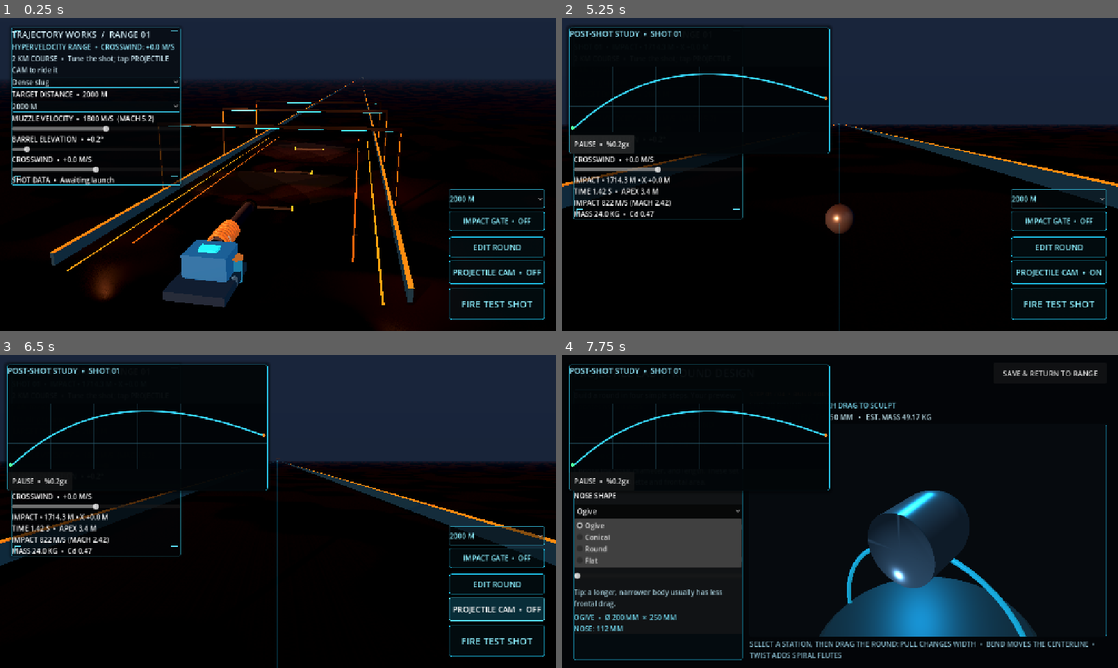
Above: before the commit, frames 1-4 (two rows, left to right).
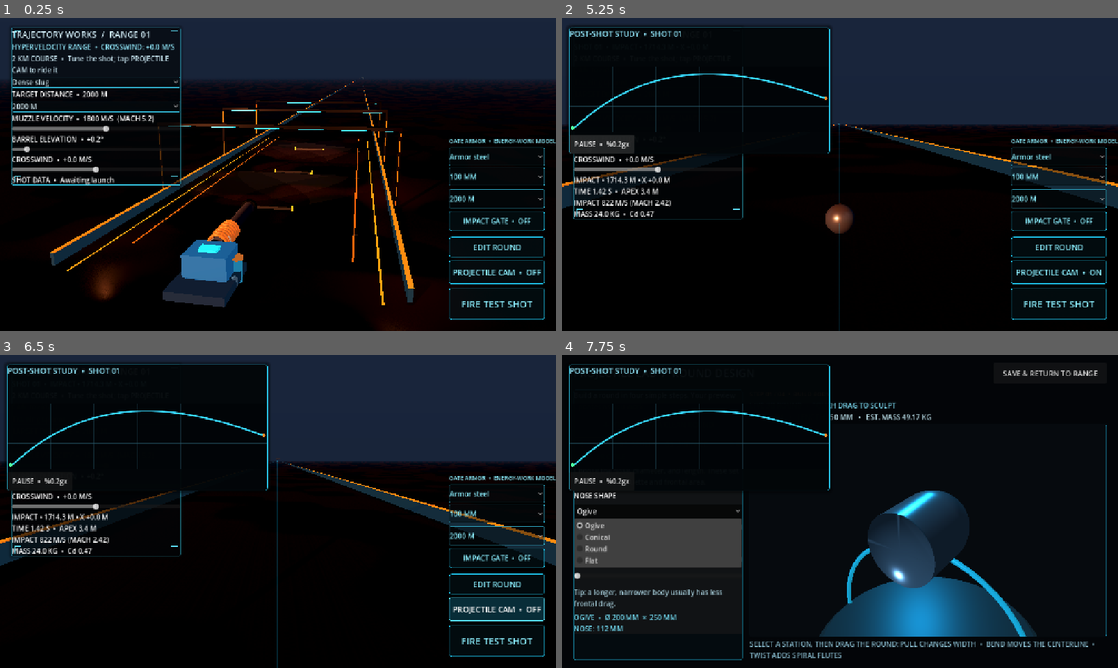
Above: after the commit, the same moments.

Repository: tpylman90-ctrl/Trajectory-Works
Game: Godot game, scene res://scenes/range.tscn
The game is run twice, just before and just after one commit, with the same random seed, the same clock (stepped at 60 frames per second) and the same inputs.
Inputs (mouse positions are in pixels of both pictures, inside the frame that each line leads up to):
- Up to frame 1 (0.25 s): no input
- Up to frame 2 (5.25 s): click (1056, 155) at 0.5 s, where only the run after the commit has a clickable "Armor steel"; click "Dense slug" at 1.25 s; click "2000 M" at 2 s; click "Training sphere" at 2.75 s; click "FIRE TEST SHOT" at 3.5 s; click "PROJECTILE CAM • OFF" at 4.25 s; click "REPLAY • 0.25×" at 5 s
- Up to frame 3 (6.5 s): click "PROJECTILE CAM • ON" at 5.75 s
- Up to frame 4 (7.75 s): click "EDIT ROUND" at 6.5 s; click "Ogive" at 7.25 s

The runs differ from the first frame. In frame 1, 0.4% of the frame differs, in the area x 80-100%, y 38-54%; in frame 2, 0.6%; in frame 3, 0.5%; in frame 4, less than 0.1%.
Error before the commit: unsupported format character in operator '%'. (res://scripts/range.gd:740)
Error after the commit: unsupported format character in operator '%'. (res://scripts/range.gd:769)

Commit message:
Add calculated penetration test gates

Diff:
--- a/scripts/range.gd
+++ b/scripts/range.gd
@@ -63,6 +63,10 @@
 var active_target: Node3D
 var target_distance_m := 2000
 var collision_gate_distance_picker: OptionButton
+var collision_gate_material_picker: OptionButton
+var collision_gate_thickness_picker: OptionButton
+var collision_gate_material_index := 0
+var collision_gate_thickness_mm := 100.0
 var collision_gate_button: Button
 var collision_gate_enabled := false
 var collision_gate_distance_m := 2000
@@ -146,6 +150,13 @@
 
 
 const ROUND_NOSES := ["Ogive", "Conical", "Round", "Flat"]
+const GATE_MATERIALS := [
+	{"name": "Armor steel", "resistance_pa": 3000000000.0},
+	{"name": "Reinforced concrete", "resistance_pa": 650000000.0},
+	{"name": "Ceramic armor", "resistance_pa": 8000000000.0},
+	{"name": "Titanium alloy", "resistance_pa": 2500000000.0},
+]
+const GATE_THICKNESSES_MM := [50, 100, 200, 400, 800]
 const ROUND_MATERIALS := [
 	{"name": "Aluminum alloy", "density": 2700.0, "color": Color(0.58, 0.69, 0.73)},
 	{"name": "Steel", "density": 7850.0, "color": Color(0.40, 0.51, 0.58)},
@@ -443,14 +454,14 @@
 		gate.position = Vector3(0.0, 5.0, -float(distance))
 		var collision := CollisionShape3D.new()
 		var collision_box := BoxShape3D.new()
-		collision_box.size = Vector3(18.0, 10.0, 0.16)
+		collision_box.size = Vector3(18.0, 10.0, collision_gate_thickness_mm / 1000.0)
 		collision.shape = collision_box
 		collision.disabled = true
 		gate.add_child(collision)
 		var field := MeshInstance3D.new()
 		field.name = "InactiveImpactField"
 		var field_box := BoxMesh.new()
-		field_box.size = Vector3(18.0, 10.0, 0.055)
+		field_box.size = Vector3(18.0, 10.0, maxf(collision_gate_thickness_mm / 1000.0, 0.055))
 		field.mesh = field_box
 		field.material_override = gate_material
 		field.visible = false
@@ -459,6 +470,24 @@
 		collision_gate_shapes.append(collision)
 		collision_gate_visuals.append(field)
 		collision_gate_distances.append(distance)
+
+
+func _on_collision_gate_material_selected(index: int) -> void:
+	collision_gate_material_index = clampi(index, 0, GATE_MATERIALS.size() - 1)
+
+
+func _on_collision_gate_thickness_selected(index: int) -> void:
+	if index < 0 or index >= GATE_THICKNESSES_MM.size():
+		return
+	collision_gate_thickness_mm = float(GATE_THICKNESSES_MM[index])
+	for collision in collision_gate_shapes:
+		var box := collision.shape as BoxShape3D
+		if is_instance_valid(box):
+			box.size.z = collision_gate_thickness_mm / 1000.0
+	for field in collision_gate_visuals:
+		var box_mesh := field.mesh as BoxMesh
+		if is_instance_valid(box_mesh):
+			box_mesh.size.z = maxf(collision_gate_thickness_mm / 1000.0, 0.055)
 
 
 func _on_collision_gate_distance_selected(index: int) -> void:
@@ -802,7 +831,10 @@
 	if shot_history.is_empty() or not is_instance_valid(review_summary):
 		return
 	var shot: Dictionary = shot_history.back()
-	review_summary.text = "%s  •  RANGE %0.0f M  •  TIME %0.2f S\nAPEX %0.0f M  •  IMPACT %0.0f M/S (MACH %0.2f)  •  SPIN %0.0f RPM\nMASS %0.2f KG  •  DIAMETER %0.0f MM  •  PEAK MACH %0.2f  •  MAX Q %0.1f KPA" % [shot.outcome, shot.range, shot.time, shot.apex, shot.impact_speed, shot.impact_mach, shot.spin_rpm, shot.mass, shot.diameter * 1000.0, shot.peak_mach, shot.max_q / 1000.0]
+	var gate_summary := ""
+	if not shot.get("gate_log", []).is_empty():
+		gate_summary = "\nGATE TEST  •  " + "  •  ".join(PackedStringArray(shot.gate_log))
+	review_summary.text = "%s  •  RANGE %0.0f M  •  TIME %0.2f S\nAPEX %0.0f M  •  IMPACT %0.0f M/S (MACH %0.2f)  •  SPIN %0.0f RPM\nMASS %0.2f KG  •  DIAMETER %0.0f MM  •  PEAK MACH %0.2f  •  MAX Q %0.1f KPA%s" % [shot.outcome, shot.range, shot.time, shot.apex, shot.impact_speed, shot.impact_mach, shot.spin_rpm, shot.mass, shot.diameter * 1000.0, shot.peak_mach, shot.max_q / 1000.0, gate_summary]
 	if shot_history.size() > 1:
 		var previous: Dictionary = shot_history[shot_history.size() - 2]
 		review_compare.text = "VS SHOT %02d  •  RANGE %+0.1f M  •  APEX %+0.1f M  •  IMPACT SPEED %+0.1f M/S" % [previous.shot, float(shot.range) - float(previous.range), float(shot.apex) - float(previous.apex), float(shot.impact_speed) - float(previous.impact_speed)]
@@ -1197,6 +1229,55 @@
 	edit_round_button.add_theme_color_override("font_color", Color(0.55, 0.94, 1.0))
 	edit_round_button.pressed.connect(_open_round_editor)
 	layer.add_child(edit_round_button)
+	var gate_config_label := Label.new()
+	gate_config_label.text = "GATE ARMOR  •  ENERGY-WORK MODEL"
+	gate_config_label.anchor_left = 1.0
+	gate_config_label.anchor_top = 1.0
+	gate_config_label.anchor_right = 1.0
+	gate_config_label.anchor_bottom = 1.0
+	gate_config_label.offset_left = -246.0
+	gate_config_label.offset_top = -446.0
+	gate_config_label.offset_right = -26.0
+	gate_config_label.offset_bottom = -426.0
+	gate_config_label.add_theme_font_size_override("font_size", 13)
+	gate_config_label.add_theme_color_override("font_color", Color(0.55, 0.94, 1.0))
+	layer.add_child(gate_config_label)
+	collision_gate_material_picker = OptionButton.new()
+	collision_gate_material_picker.custom_minimum_size = Vector2(220.0, 40.0)
+	collision_gate_material_picker.anchor_left = 1.0
+	collision_gate_material_picker.anchor_top = 1.0
+	collision_gate_material_picker.anchor_right = 1.0
+	collision_gate_material_picker.anchor_bottom = 1.0
+	collision_gate_material_picker.offset_left = -246.0
+	collision_gate_material_picker.offset_top = -422.0
+	collision_gate_material_picker.offset_right = -26.0
+	collision_gate_material_picker.offset_bottom = -380.0
+	collision_gate_material_picker.add_theme_stylebox_override("normal", selector_style)
+	collision_gate_material_picker.add_theme_stylebox_override("hover", selector_style)
+	collision_gate_material_picker.add_theme_color_override("font_color", Color(0.55, 0.94, 1.0))
+	for material in GATE_MATERIALS:
+		collision_gate_material_picker.add_item(str(material.name))
+	collision_gate_material_picker.select(collision_gate_material_index)
+	collision_gate_material_picker.item_selected.connect(_on_collision_gate_material_selected)
+	layer.add_child(collision_gate_material_picker)
+	collision_gate_thickness_picker = OptionButton.new()
+	collision_gate_thickness_picker.custom_minimum_size = Vector2(220.0, 40.0)
+	collision_gate_thickness_picker.anchor_left = 1.0
+	collision_gate_thickness_picker.anchor_top = 1.0
+	collision_gate_thickness_picker.anchor_right = 1.0
+	collision_gate_thickness_picker.anchor_bottom = 1.0
+	collision_gate_thickness_picker.offset_left = -246.0
+	collision_gate_thickness_picker.offset_top = -376.0
+	collision_gate_thickness_picker.offset_right = -26.0
+	collision_gate_thickness_picker.offset_bottom = -334.0
+	collision_gate_thickness_picker.add_theme_stylebox_override("normal", selector_style)
+	collision_gate_thickness_picker.add_theme_stylebox_override("hover", selector_style)
+	collision_gate_thickness_picker.add_theme_color_override("font_color", Color(0.55, 0.94, 1.0))
+	for thickness_mm in GATE_THICKNESSES_MM:
+		collision_gate_thickness_picker.add_item("%d MM" % thickness_mm)
+	collision_gate_thickness_picker.select(GATE_THICKNESSES_MM.find(int(collision_gate_thickness_mm)))
+	collision_gate_thickness_picker.item_selected.connect(_on_collision_gate_thickness_selected)
+	layer.add_child(collision_gate_thickness_picker)
 	collision_gate_distance_picker = OptionButton.new()
 	collision_gate_distance_picker.custom_minimum_size = Vector2(220.0, 42.0)
 	collision_gate_distance_picker.anchor_left = 1.0
@@ -2683,6 +2764,39 @@
 		ground_visual.global_position = Vector3(position.x, ground_home.y, position.z)
 
 
+func _gate_penetration_estimate(design: Dictionary, impact_speed: float, incoming: Vector3) -> Dictionary:
+	var material: Dictionary = GATE_MATERIALS[collision_gate_material_index]
+	var mass := maxf(float(design.get("mass", 1.0)), 0.001)
+	var diameter := maxf(float(design.get("diameter", 0.18)), 0.001)
+	var frontal_area := PI * pow(diameter * 0.5, 2.0)
+	var kinetic_energy := 0.5 * mass * impact_speed * impact_speed
+	var nose_factor := 1.0
+	match str(design.get("nose", "Ogive")).to_lower():
+		"ogive": nose_factor = 1.25
+		"conical": nose_factor = 1.12
+		"round": nose_factor = 0.90
+		"flat": nose_factor = 0.68
+	var incidence_cos := maxf(absf(incoming.normalized().dot(Vector3.FORWARD)), 0.15)
+	var path_thickness := (collision_gate_thickness_mm / 1000.0) / incidence_cos
+	var resistance := float(material.get("resistance_pa", 3000000000.0))
+	var penetration_path_m := kinetic_energy * nose_factor / maxf(frontal_area * resistance, 0.001)
+	var required_energy := frontal_area * resistance * path_thickness / nose_factor
+	var perforates := penetration_path_m >= path_thickness
+	var residual_energy := maxf(kinetic_energy - required_energy, 0.0)
+	var exit_speed := sqrt(2.0 * residual_energy / mass) if perforates else 0.0
+	return {
+		"perforates": perforates,
+		"material": str(material.get("name", "Armor steel")),
+		"thickness_mm": collision_gate_thickness_mm,
+		"penetration_mm": penetration_path_m * 1000.0,
+		"kinetic_energy_mj": kinetic_energy / 1000000.0,
+		"required_energy_mj": required_energy / 1000000.0,
+		"exit_speed": exit_speed,
+		"nose_factor": nose_factor,
+		"incidence_deg": rad_to_deg(acos(incidence_cos)),
+	}
+
+
 func _on_projectile_body_entered(body: Node, projectile: RigidBody3D) -> void:
 	var shot_id := projectile.get_instance_id()
 	if not active_shots.has(shot_id):
@@ -2690,9 +2804,20 @@
 	var shot: Dictionary = active_shots[shot_id]
 	var displacement: Vector3 = projectile.global_position - shot.origin
 	var result := "IMPACT • %0.1f M • X %+0.1f M" % [-displacement.z, displacement.x]
+	var gate_calculation: Dictionary = {}
 	if body.is_in_group("collision_test_gates"):
 		var gate_distance_km := float(body.get_meta("gate_distance_m", roundi(-displacement.z))) / 1000.0
-		result = "GATE CONTACT • %0.1f KM • IMPACT TEST" % gate_distance_km
+		gate_calculation = _gate_penetration_estimate(shot.design, projectile.linear_velocity.length(), projectile.linear_velocity)
+		if bool(gate_calculation.perforates):
+			result = "GATE PERFORATED • %0.1f KM • %s %0.0f MM / %0.0f MM • EXIT %0.0f M/S" % [
+				gate_distance_km, str(gate_calculation.material).to_upper(),
+				float(gate_calculation.thickness_mm), float(gate_calculation.penetration_mm), float(gate_calculation.exit_speed)
+			]
+		else:
+			result = "GATE STOP • %0.1f KM • %s • DEPTH %0.0f / %0.0f MM" % [
+				gate_distance_km, str(gate_calculation.material).to_upper(),
+				float(gate_calculation.penetration_mm), float(gate_calculation.thickness_mm) / maxf(absf(projectile.linear_velocity.normalized().dot(Vector3.FORWARD)), 0.15)
+			]
 	elif body.is_in_group("range_targets"):
 		result = "TARGET HIT • %0.1f M • X %+0.1f M" % [-displacement.z, displacement.x]
 	status_label.text = "SHOT %02d  •  %s" % [shot.number, result]
@@ -2704,6 +2829,30 @@
 	var impact_speed := projectile.linear_velocity.length()
 	var impact_position := projectile.global_position - impact_normal * impact_radius
 	_spawn_impact_splash(impact_position, impact_normal, shot.design, impact_speed)
+	if body.is_in_group("collision_test_gates") and bool(gate_calculation.get("perforates", false)):
+		var gate_log: Array = shot.get("gate_log", [])
+		gate_log.append("%s %0.0f MM: %0.0f MM PENETRATION, %0.0f M/S EXIT" % [
+			str(gate_calculation.material).to_upper(), float(gate_calculation.thickness_mm),
+			float(gate_calculation.penetration_mm), float(gate_calculation.exit_speed)
+		])
+		shot["gate_log"] = gate_log
+		var gate_body := body as PhysicsBody3D
+		var gate_node := body as Node3D
+		if is_instance_valid(gate_body):
+			projectile.add_collision_exception_with(gate_body)
+		if is_instance_valid(gate_node):
+			projectile.global_position = gate_node.global_position + incoming * (float(gate_calculation.thickness_mm) / 1000.0 + float(shot.design.get("diameter", 0.18)) + 0.15)
+		projectile.linear_velocity = incoming * float(gate_calculation.exit_speed)
+		projectile.sleeping = false
+		status_label.text = "SHOT %02d  •  %s" % [shot.number, result]
+		analysis_label.text = "%s\nENERGY IN %0.2f MJ  •  PLATE WORK %0.2f MJ\nPENETRATION %0.0f MM  •  EXIT %0.0f M/S" % [
+			result, float(gate_calculation.kinetic_energy_mj), float(gate_calculation.required_energy_mj),
+			float(gate_calculation.penetration_mm), float(gate_calculation.exit_speed)
+		]
+		active_shots[shot_id] = shot
+		return
+	if body.is_in_group("collision_test_gates") and not gate_calculation.is_empty():
+		result += " • %0.2f MJ / %0.2f MJ" % [float(gate_calculation.kinetic_energy_mj), float(gate_calculation.required_energy_mj)]
 	var impact_atmosphere := _atmosphere_state(projectile.global_position.y)
 	var impact_mach := impact_speed / maxf(float(impact_atmosphere.sound_speed), 1.0)
 	var final_samples: Array = shot.samples
@@ -2731,7 +2880,7 @@
 	if sample_copy.is_empty() or absf(float(sample_copy.back().time) - terminal_time) > 0.001:
 		sample_copy.append({"time": terminal_time, "position": projectile.global_position, "rotation": projectile.global_tran …(248 unchanged characters)…
 	var summary := {
-		"shot": int(shot.number), "outcome": outcome, "range": maxf(-displacement.z, 0.0), "offset_x": displacement.x,
+		"shot": int(shot.number), "outcome": outcome, "gate_log": shot.get("gate_log", []), "range": maxf(-displacement.z, 0.0), "offset_x": displacement.x,
 		"time": float(shot.time), "apex": float(shot.max_height), "impact_speed": impact_speed,
 		"impact_mach": impact_speed / maxf(float(atmosphere.sound_speed), 1.0), "spin_rpm": maxf(final_spin, float(shot.get("peak_spin_rpm", 0.0))),
 		"mass": float(design.mass), "diameter": float(design.diameter), "peak_mach": float(shot.get("peak_mach", 0.0)),
